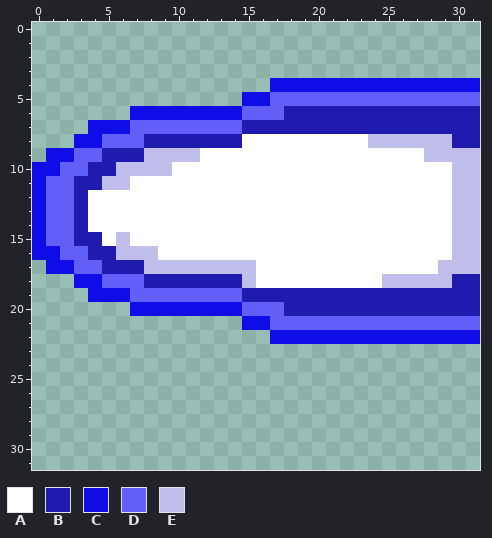
A pixel-art sprite gets an edit: Images/New Piskel (1).png. That is the earlier state.
The file is 32x32 pixels. Colours within 5 levels of each other are drawn and written as one.
Palette (. is transparent): A #ffffff  B #1e1bae  C #100ce8  D #615ff7  E #c0bfec
Pixels before, first column x 0:
 4 .................CCCCCCCCCCCCCCC
 5 ...............CCDDDDDDDDDDDDDDD
 6 .......CCCCCCCCDDDBBBBBBBBBBBBBB
 7 ....CCCDDDDDDDDBBBBBBBBBBBBBBBBB
 8 ...CCDDDBBBBBBBAAAAAAAAAEEEEEEBB
 9 .CCDDBBBEEEEAAAAAAAAAAAAAAAAEEEE
10 CCDDBBEEEEAAAAAAAAAAAAAAAAAAAAEE
11 CDDBBEEAAAAAAAAAAAAAAAAAAAAAAAEE
12 CDDBAAAAAAAAAAAAAAAAAAAAAAAAAAEE
13 CDDBAAAAAAAAAAAAAAAAAAAAAAAAAAEE
14 CDDBAAAAAAAAAAAAAAAAAAAAAAAAAAEE
15 CDDBBAEAAAAAAAAAAAAAAAAAAAAAAAEE
16 CCDDBBEEEAAAAAAAAAAAAAAAAAAAAAEE
17 .CCDDBBBEEEEEEEEAAAAAAAAAAAAAEEE
18 ...CCDDDBBBBBBBEAAAAAAAAAEEEEEBB
19 ....CCCDDDDDDDDBBBBBBBBBBBBBBBBB
20 .......CCCCCCCCDDDBBBBBBBBBBBBBB
21 ...............CCDDDDDDDDDDDDDDD
22 .................CCCCCCCCCCCCCCC
And afterwards:
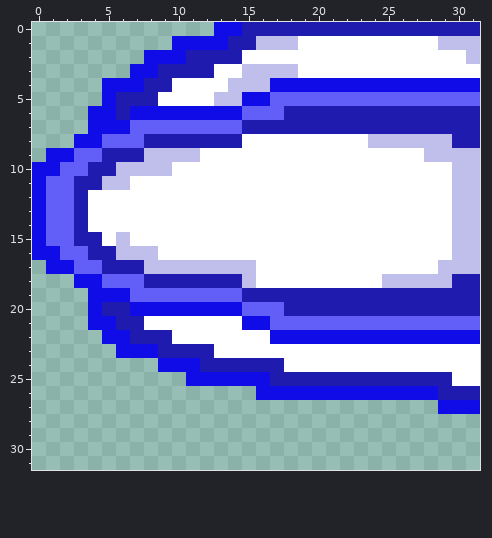
The edit:
Colour A now appears in row 1 at x 19 to 28; in row 2 at x 15 to 30; in row 3 at x 13 to 14 and 19 to 31; in row 4 at x 10 to 13; in row 5 at x 9 to 12; in row 21 at x 8 to 14.
Colour A now appears in row 22 at x 10 to 16; in row 23 at x 13 to 31; in row 24 at x 18 to 31; in row 25 at x 30 to 31.
Colour B now appears in row 0 at x 15 to 31; in row 1 at x 14 to 15; in row 2 at x 11 to 14; in row 3 at x 9 to 12; in row 4 at x 8 to 9; in row 5 at x 6 to 8.
Colour B now appears in row 6 at x 6; in row 20 at x 5 to 6; in row 21 at x 6 to 7; in row 22 at x 7 to 9; in row 23 at x 9 to 12; in row 24 at x 12 to 17.
Colour B now appears in row 25 at x 17 to 29; in row 26 at x 29 to 31.
Colour C now appears in row 0 at x 13 to 14; in row 1 at x 10 to 13; in row 2 at x 8 to 10; in row 3 at x 7 to 8; in row 4 at x 5 to 7; in row 5 at x 5.
Colour C now appears in row 6 at x 4 to 5; in row 20 at x 4; in row 21 at x 4 to 5; in row 22 at x 5 to 6; in row 23 at x 6 to 8; in row 24 at x 9 to 11.
Colour C now appears in row 25 at x 11 to 16; in row 26 at x 16 to 28; in row 27 at x 29 to 31.
Colour E now appears in row 1 at x 16 to 18 and 29 to 31; in row 2 at x 31; in row 3 at x 15 to 18; in row 4 at x 14 to 16; in row 5 at x 13 to 14.
